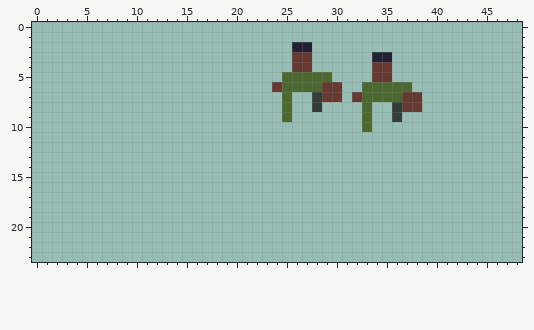
One commit to this sprite sheet: res/bmax_segway.png. The first picture shows the starting point.
The file is 80x24 pixels. Shown: x 0..48, y 0..23. The old version is drawn lined up with the new one.
Once edited:
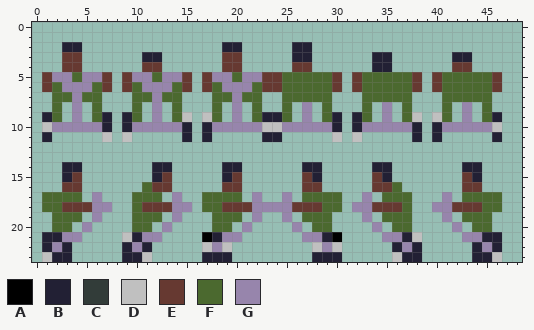
Palette (. is transparent): A #000000  B #222034  C #323c39  D #c0c0c0  E #663931  F #4b692f  G #9785ac
Diff:
whole drawing moved by +23,+1 (the old picture is shown already moved)
@@ x 0..48 @@
  1 .................................................
- 2 ..........................BB.....................
- 3 ..........................EE......BB.............
- 4 ..........................EE......EE.............
- 5 .........................FFFFF....EE.............
- 6 ........................EFFFFEE..FFFFF...........
- 7 .........................F..CEE.EFFFFEE..........
- 8 .........................F..C....F..CEE..........
- 9 .........................F.......F..C............
-10 .................................F...............
-11 .................................................
+ 2 ...BB..............BB.....BB.....................
+ 3 ...EE......BB......EE.....BB......BB......BB.....
+ 4 ...EE......EE......EE.....EE......BB......EE.....
+ 5 .EGGFGGE.EGGFGGE.EGGFGGEEFFFFFE.EFFFFFE.EFFFFFE..
+ 6 .EFGGGFE.EFGGGFE.EFGGGFEEFFFFFE.EFFFFFE.EFFFFFE..
+ 7 ..FFGFF...FFGFF...FFGFF..FFFFF...FFFFF...FFFFF...
+ 8 ..F.G.F...F.G.F...F.G.F..F.G.F...F.G.F...F.G.F...
+ 9 .BF.G.FB.BF.G.FD.DF.G.FBBF.G.FB.BF.G.FD.DF.G.FB..
+10 .DGGGGGB.BGGGGGB.BGGGGGDDGGGGGB.BGGGGGB.BGGGGGD..
+11 .B.....D.D.....B.B.....BB.....D.D.....B.B.....B..
 12 .................................................
 13 .................................................
-14 .................................................
-15 .................................................
-16 .................................................
-17 .................................................
-18 .................................................
-19 .................................................
-20 .................................................
-21 .................................................
-22 .................................................
-23 .................................................
+14 ...BB.......BB.....BB......BB.....BB.......BB....
+15 ...BE.......BE.....BE......EB.....EB.......EB....
+16 ...EE......FEE.....EE......EE.....EEF......EE....
+17 .FFFF.G...FFF.G..FFFF.G..G.FFFF..G.FFF...G.FFFF..
+18 .FFEEEGG..FEEEGG.FFEEEGGGGEEEFF.GGEEEF..GGEEEFF..
+19 ..FFF.G...FFF.G...FFF.G..G.FFF...G.FFF...G.FFF...
+20 ..FF.G....FF.G....FF.G....G.FF....G.FF....G.FF...
+21 .BBGG....DBGG....ABGG......GGBA....GGBD....GGBB..
+22 .BGB.....BGB.....DGD........DGD.....BGB.....BGB..
+23 .DBB.....BBD.....BBB........BBB.....DBB.....BBD..
Pixel boxes of the changes (left, top, right, bottom) in both pictures:
changed: (42, 42, 502, 262)
